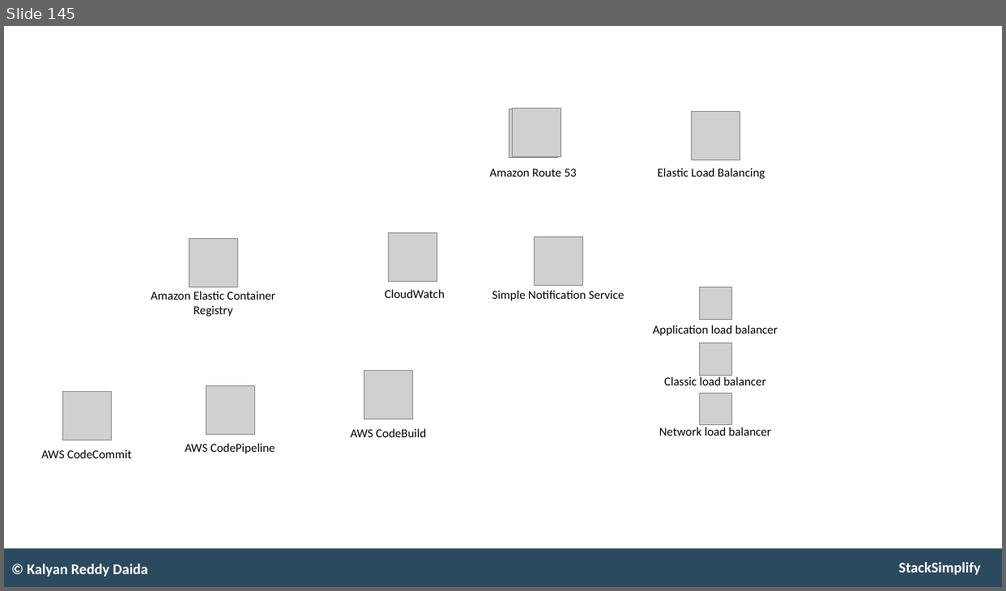
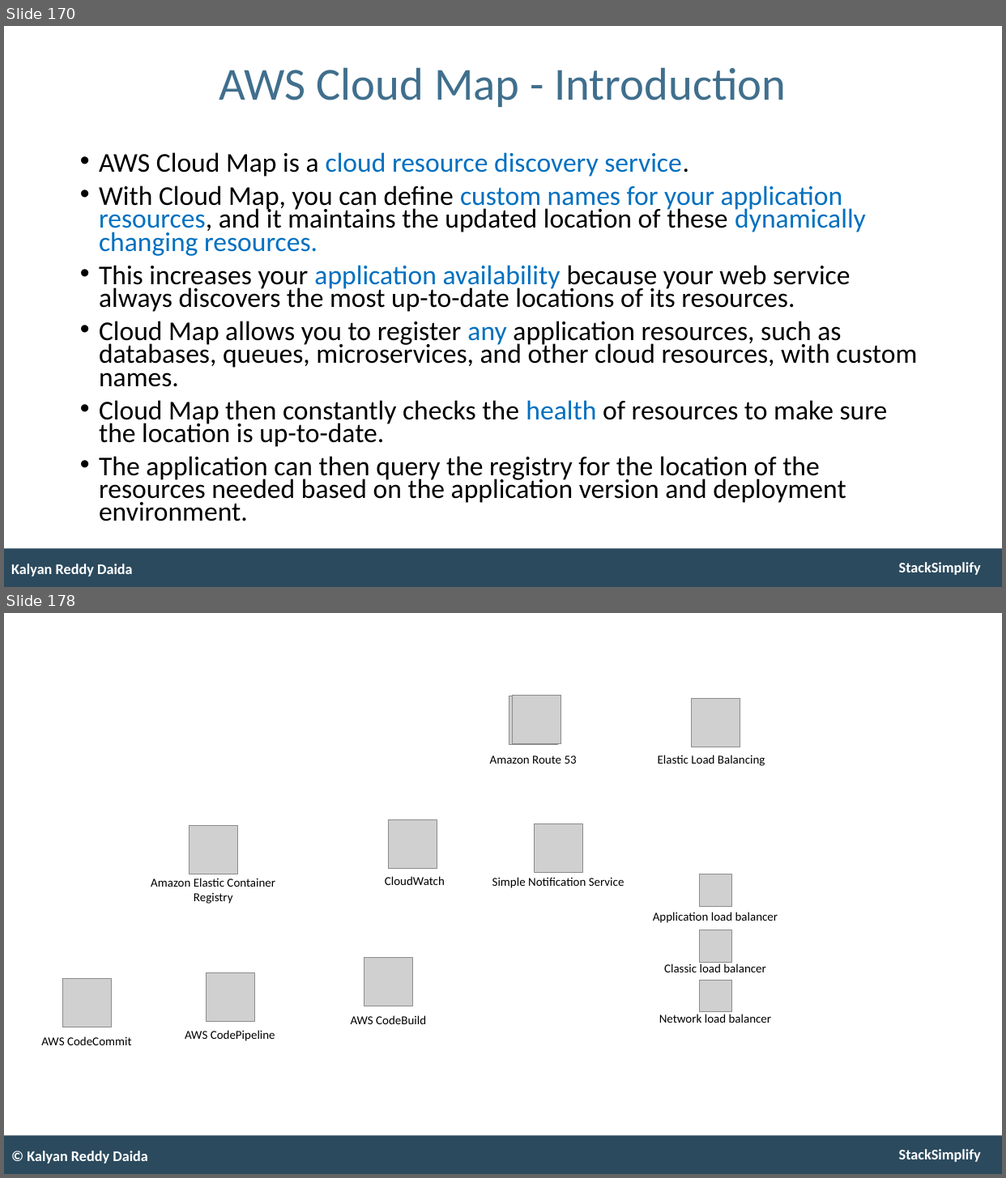
Before and after one commit to talvionyx/aws-eks-kubernetes-masterclass, a slide deck: presentation/AWS-Fargate-and-EKS-Masterclass.pptx. Shown one above the other, each under a label of ours: slide 145 before the commit, slides 170 and 178 after it; the slides between them are not shown. The pictures are 1006x591 and 1006x1178 pixels, drawn with LibreOffice and Linux fonts; fonts in the diff are those of the drawing; grey boxes stand for pictures. Boxes give left, top, right and bottom in pixels: in the first picture for what was removed or moved away, otherwise in the second. Text is boxed around its words. In the diff, an @@ line names an element or a change of style, - is before the commit and + after.

```diff
--- a/presentation/AWS-Fargate-and-EKS-Masterclass.pptx
+++ b/presentation/AWS-Fargate-and-EKS-Masterclass.pptx
@@ slide 170 added at <box>4,26,1002,587</box>, background #FFFFFF; not listed: 2 template elements that a slide beside it also shows @@
@@ title added at <box>219,67,786,107</box>, 53 pt, text #406F8D @@
+AWS Cloud Map - Introduction
@@ text added at <box>99,152,917,522</box>, 31.4 pt, text #000000 @@
+• AWS Cloud Map is a cloud resource discovery service.
+• With Cloud Map, you can define custom names for your application resources, and it maintains the updated location of these dynamically changing resources.
+• This increases your application availability because your web service always discovers the most up-to-date locations of its resources.
+• Cloud Map allows you to register any application resources, such as databases, queues, microservices, and other cloud resources, with custom names.
+• Cloud Map then constantly checks the health of resources to make sure the location is up-to-date.
+• The application can then query the registry for the location of the resources needed based on the application version and deployment environment.
@@ text added at <box>11,564,133,577</box>, 17 pt, text #FFFFFF, bold @@
+Kalyan Reddy Daida
@@ what was slide 145 is now slide 178 @@
```
Also in this commit, not shown: 32 other slides added.
